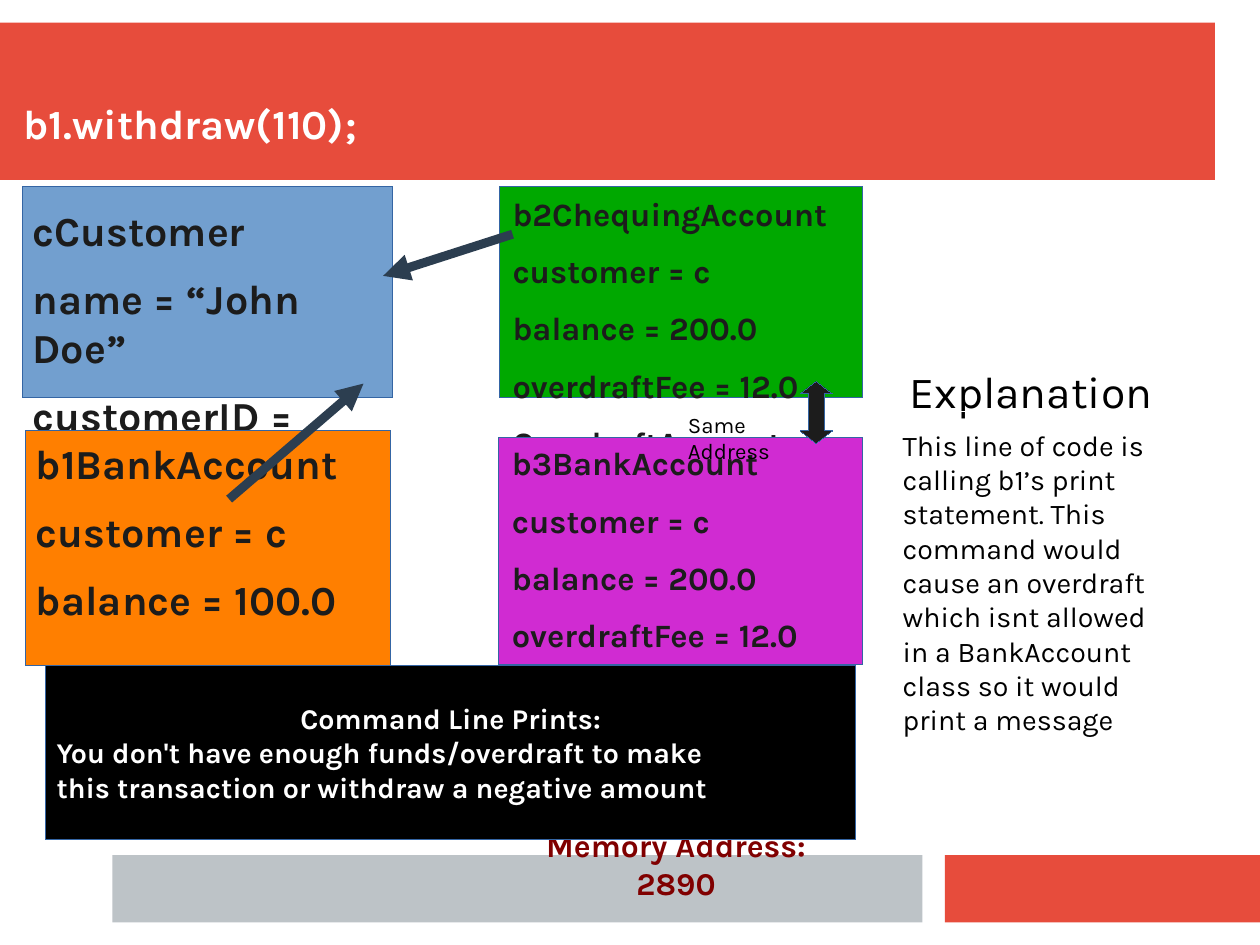
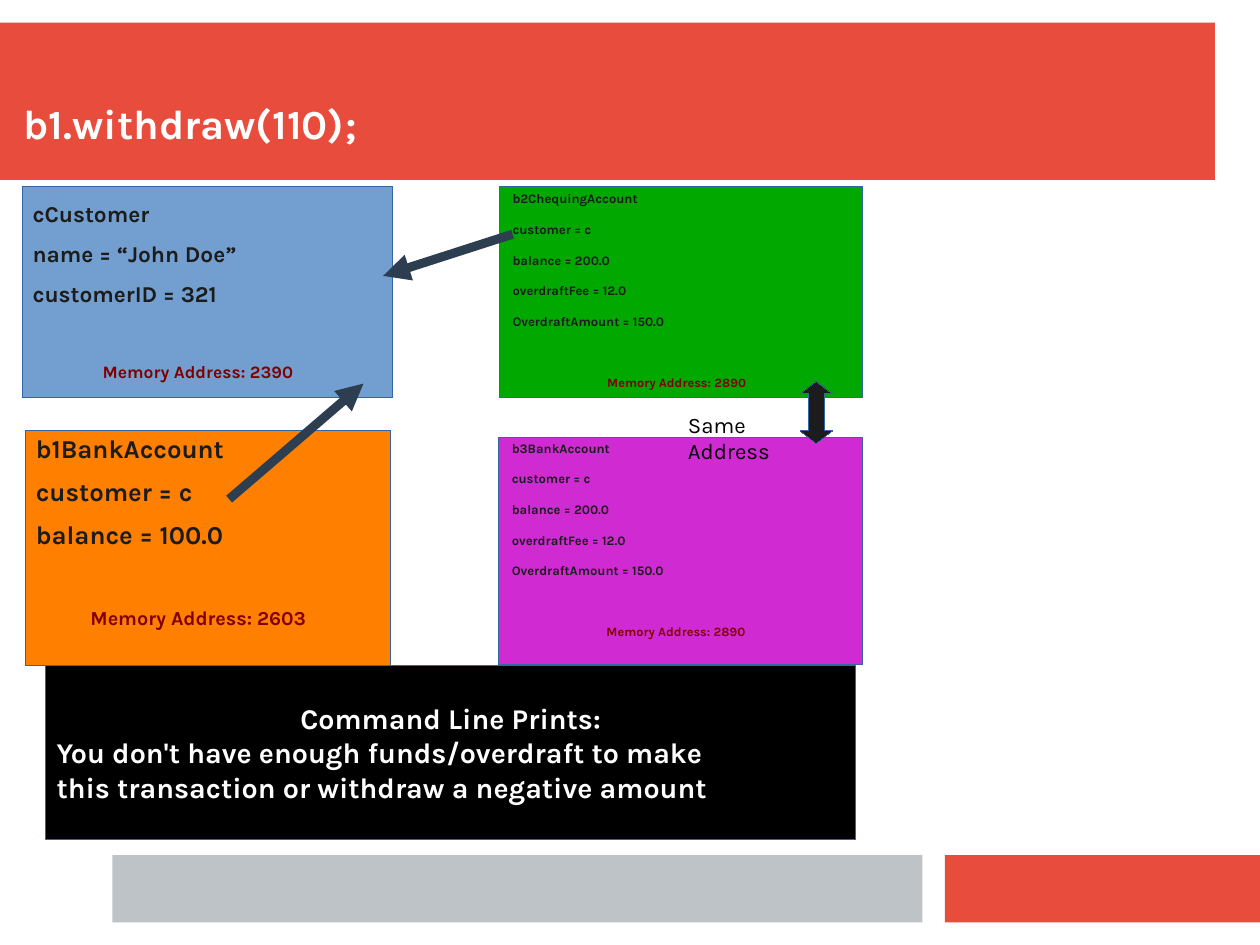
Before and after one commit to CPSC-233-Group-2018/Assignments, a slide deck: slide 8 of Assignment 6/AS6 Trace.pptx. Drawn at 1260x945 pixels with LibreOffice and Linux fonts; fonts in the diff are those of the drawing. Boxes give left, top, right and bottom in pixels: in the first picture for what was removed or moved away, otherwise in the second. Text is boxed around its words. In the diff, an @@ line names an element or a change of style, - is before the commit and + after.

```diff
--- a/Assignment 6/AS6 Trace.pptx
+++ b/Assignment 6/AS6 Trace.pptx
@@ text "cCustomer" at (x1=33, y1=207, x2=293, y2=383): size 26 to 14.3 pt in "cCustomer", "name = “John Doe”", "customerID = 321"; size 20 to 11 pt in "Memory Address: 2390"; line spacing 1 to 0.8 @@
@@ text "b2ChequingAccount" at (x1=513, y1=194, x2=746, y2=390): size 20.5 to 8.2 pt in "b2ChequingAccount", "customer = c", "balance = 200.0", "overdraftFee = 12.0" and 1 more places; size 20 to 8 pt in "Memory Address: 2890"; line spacing 1 to 0.8 @@
@@ text removed at (x1=910, y1=377, x2=1153, y2=419) @@
-Explanation
@@ text "b1BankAccount" at (x1=36, y1=440, x2=306, y2=630): size 26 to 16.2 pt in "b1BankAccount", "customer = c", "balance = 100.0"; size 20 to 12.5 pt in "Memory Address: 2603"; line spacing 1 to 0.8 @@
@@ text "b3BankAccount" at (x1=512, y1=444, x2=746, y2=639): size 20.5 to 8.2 pt in "b3BankAccount", "customer = c", "balance = 200.0", "overdraftFee = 12.0" and 1 more places; size 20 to 8 pt in "Memory Address: 2890"; line spacing 1 to 0.8 @@
@@ text removed at (x1=903, y1=436, x2=1146, y2=737) @@
-This line of code is calling b1’s print statement. This command would cause an overdraft which isnt allowed in a BankAccount class so it would print a message
```
Also in this commit, not shown: 6 other slides changed, 7 slides added.
